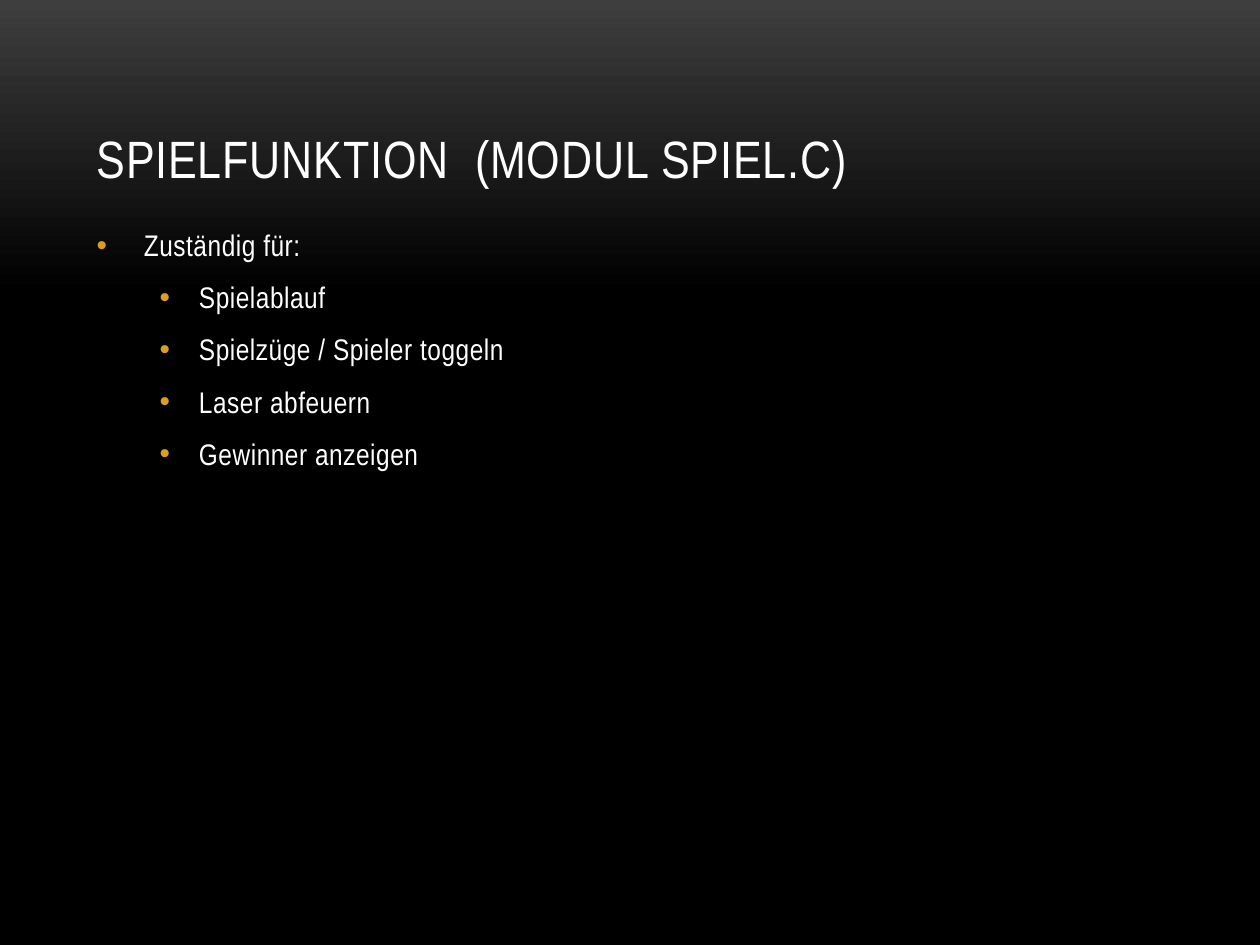
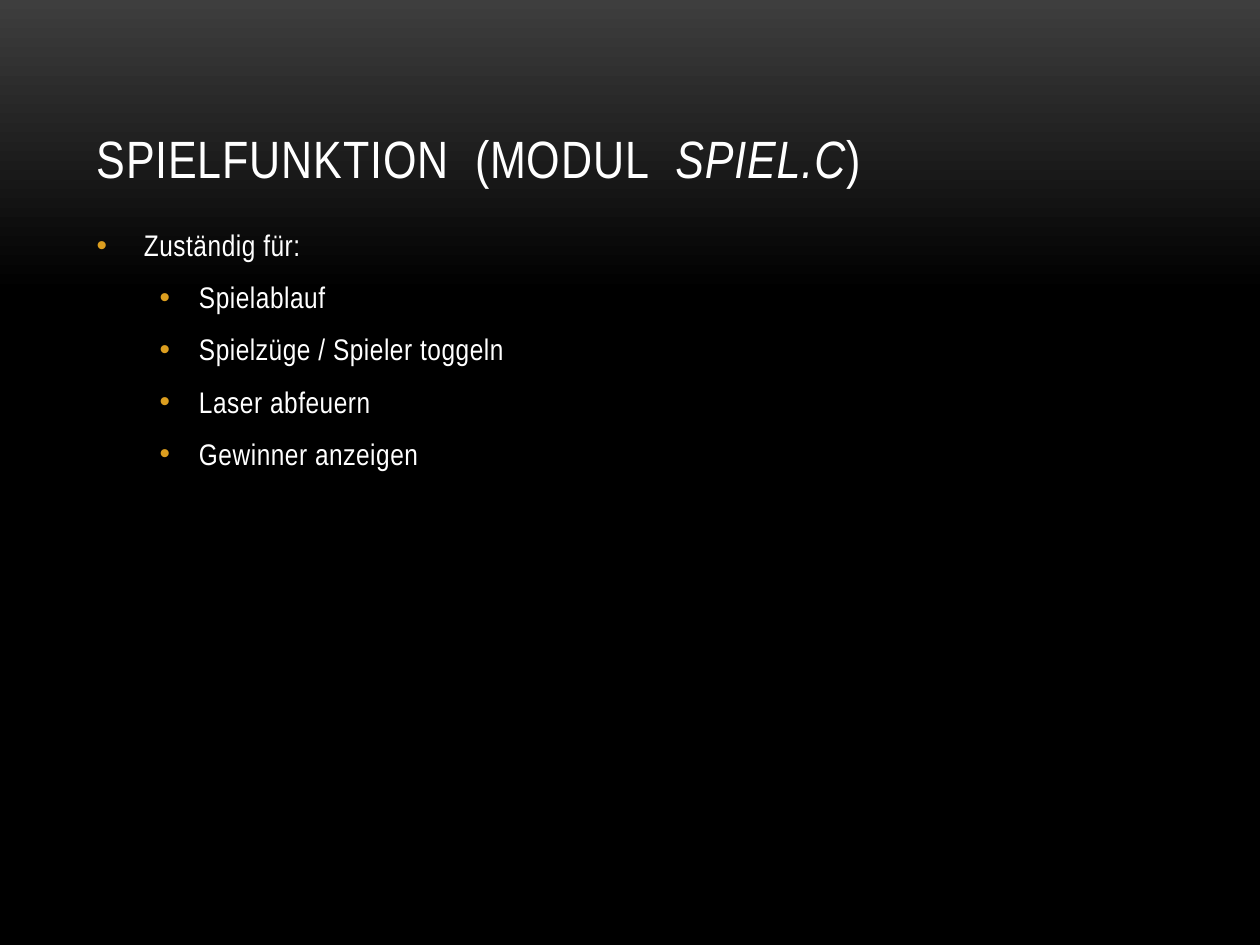
Before and after one commit to stocyr/LaserChess, a slide deck: slide 6 of docs/LaserChess.pptx. Drawn at 1260x945 pixels with LibreOffice and Linux fonts; fonts in the diff are those of the drawing; background and template pictures are left out. Boxes give left, top, right and bottom in pixels: in the first picture for what was removed or moved away, otherwise in the second. Text is boxed around its words. In the diff, an @@ line names an element or a change of style, - is before the commit and + after.

```diff
--- a/docs/LaserChess.pptx
+++ b/docs/LaserChess.pptx
@@ title "SPIELFUNKTION (MODUL SPIEL.C)" at (x1=97, y1=140, x2=861, y2=188): italic on in "SPIEL.C)" @@
```
Also in this commit, not shown: 8 other slides changed.
